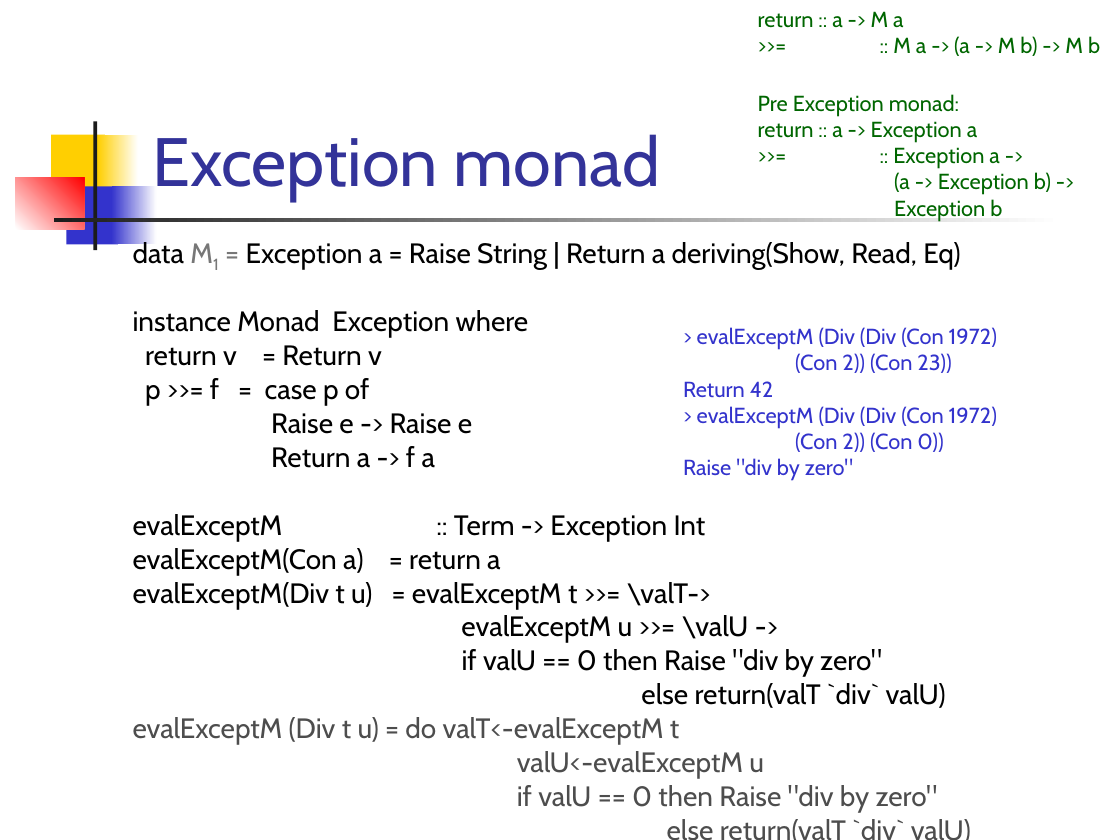
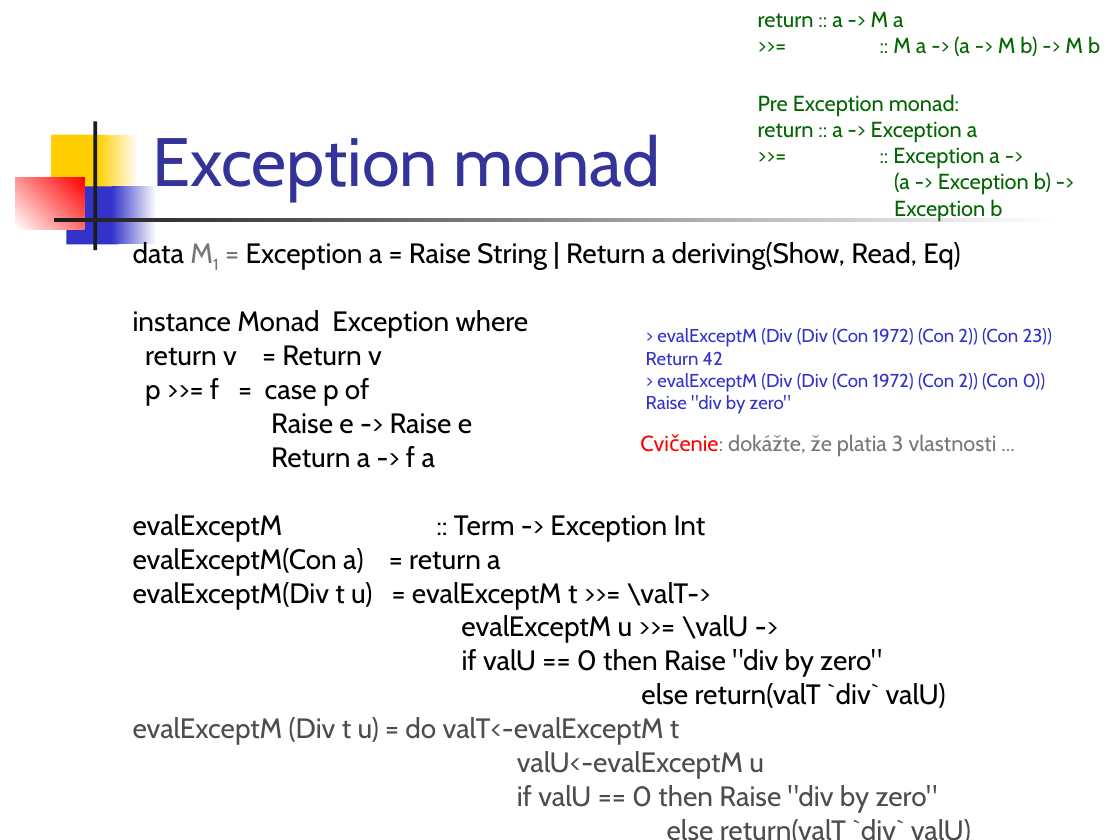
Before and after one commit to Funkcionalne/Prednasky, a slide deck: slide 13 of 11/11_fpro.ppt. Drawn at 1120x840 pixels with LibreOffice and Linux fonts; fonts in the diff are those of the drawing. Boxes give left, top, right and bottom in pixels: in the first picture for what was removed or moved away, otherwise in the second. Text is boxed around its words. In the diff, an @@ line names an element or a change of style, - is before the commit and + after.

```diff
--- a/11/11_fpro.ppt
+++ b/11/11_fpro.ppt
@@ text "> evalExceptM (Div (Div (Con ...": place and size @@
-text "> evalExceptM (Div (Div (Con ..." at [683,327,997,481]
+text "> evalExceptM (Div (Div (Con ..." at [646,328,1052,414]
@@ text at [657,328,1052,347]: text changed; size 14 to 12 pt @@
-> evalExceptM (Div (Div (Con 1972)
-(Con 2)) (Con 23))
+> evalExceptM (Div (Div (Con 1972) (Con 2)) (Con 23))
@@ text at [646,351,791,414]: size 14 to 12 pt in "Return 42", "Raise "div by zero"" @@
@@ text at [657,373,1046,392]: text changed; size 14 to 12 pt @@
-> evalExceptM (Div (Div (Con 1972)
-(Con 2)) (Con 0))
+> evalExceptM (Div (Div (Con 1972) (Con 2)) (Con 0))
@@ text added at [728,434,997,456], 14 pt, text #777777 @@
+Cvičenie: dokážte, že platia 3 vlastnosti ...
```
Also in this commit, not shown: 10 other slides changed, 2 slides added, 2 other files.
